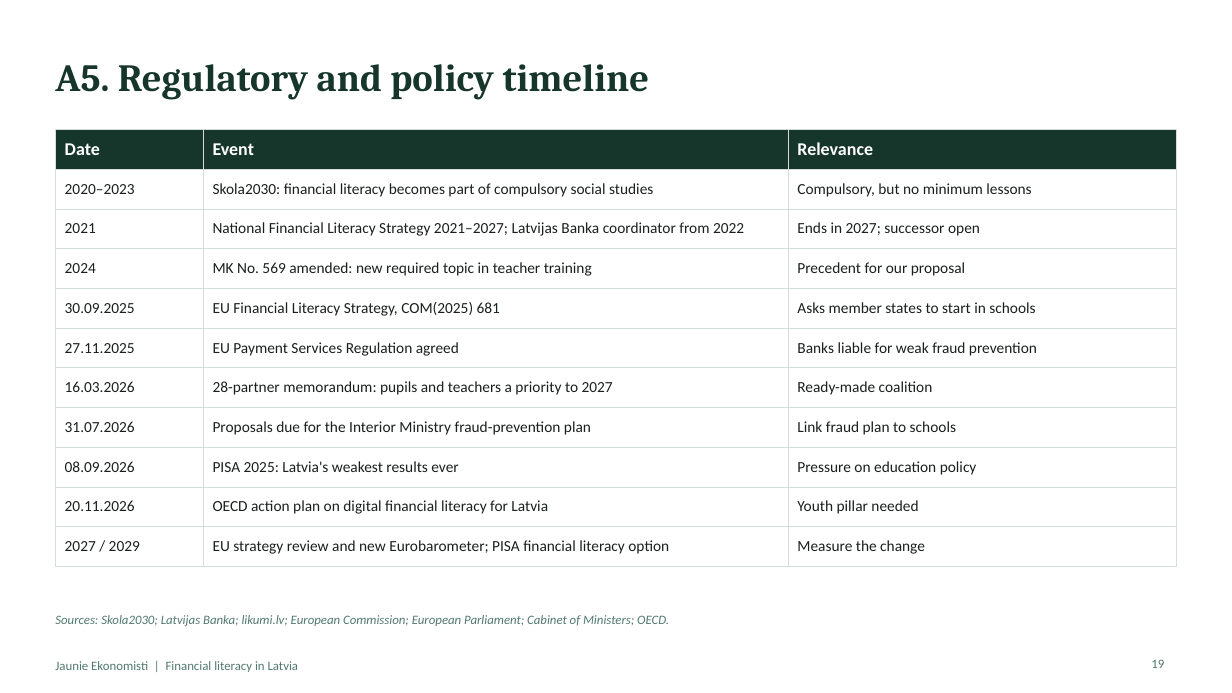
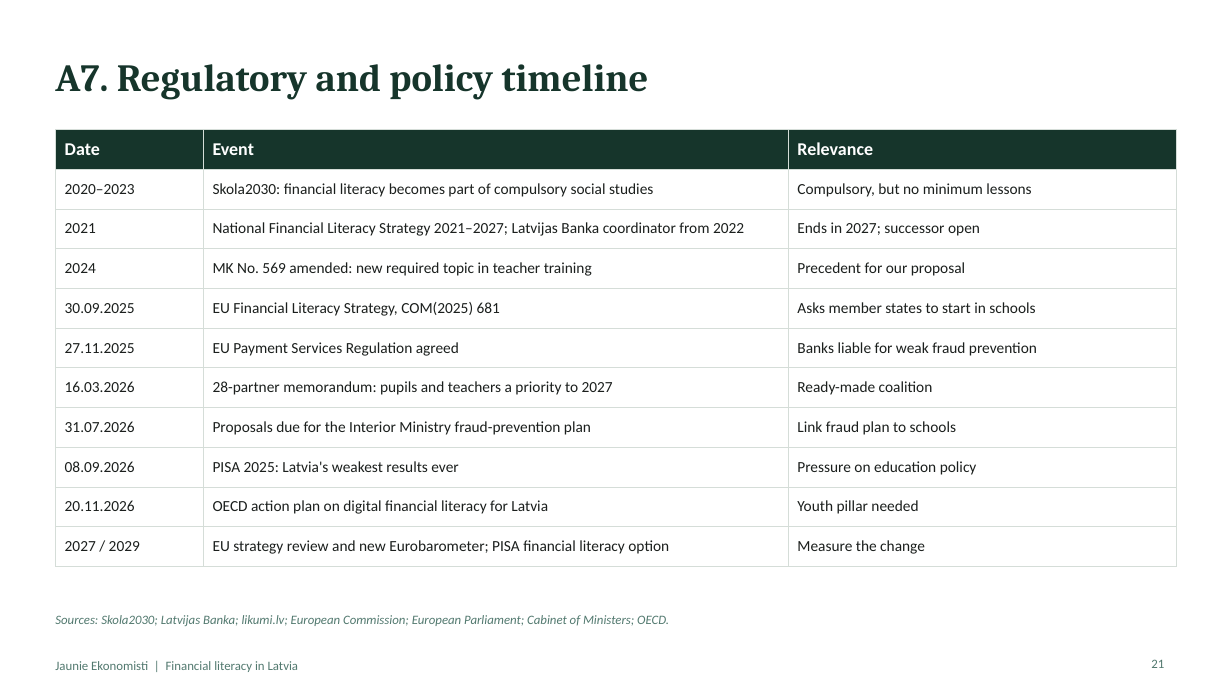
Before and after one commit to ArtisLV890/Elective-Impact-Making-for-the-Competitiveness-and-Data-Driven-Decisions-2026-2027, a slide deck: slide 21 of financial-literacy/presentation/Financial literacy in Latvia - presentation.pptx (slide 19 before the commit). Drawn at 1232x693 pixels with LibreOffice and Linux fonts; fonts in the diff are those of the drawing. Boxes give left, top, right and bottom in pixels: in the first picture for what was removed or moved away, otherwise in the second. Text is boxed around its words. In the diff, an @@ line names an element or a change of style, - is before the commit and + after.

```diff
--- a/financial-literacy/presentation/Financial literacy in Latvia - presentation.pptx
+++ b/financial-literacy/presentation/Financial literacy in Latvia - presentation.pptx
@@ title at (x1=55, y1=64, x2=649, y2=100): text changed @@
-A5. Regulatory and policy timeline
+A7. Regulatory and policy timeline
@@ page number at (x1=1151, y1=659, x2=1164, y2=668): text changed @@
-19
+21
```
Also in this commit, not shown: 7 other slides changed, 2 slides added, 1 other file.
